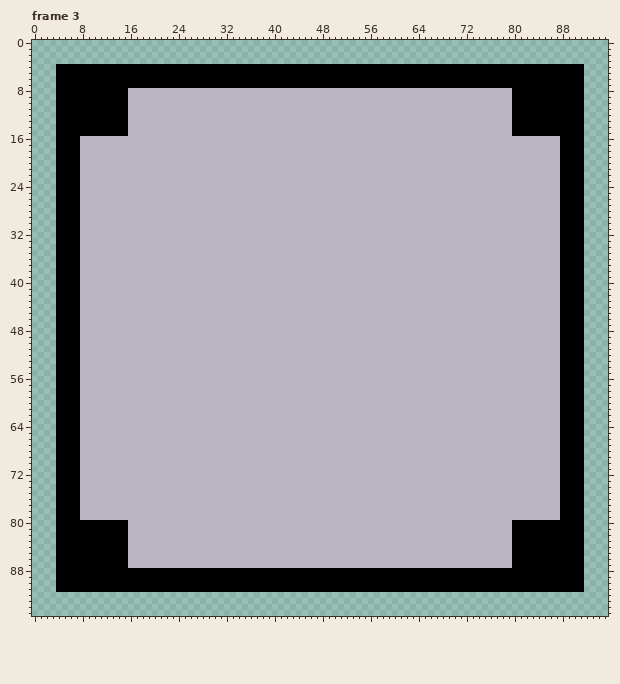
Edited in one commit: pixel-art file (Pixel Art/Telepath.aseprite). Above is the file before it was changed.
96x96 pixels, 10 frames. Shown: frame 3. The commit also changed other frames, which this record leaves out.
And afterwards:
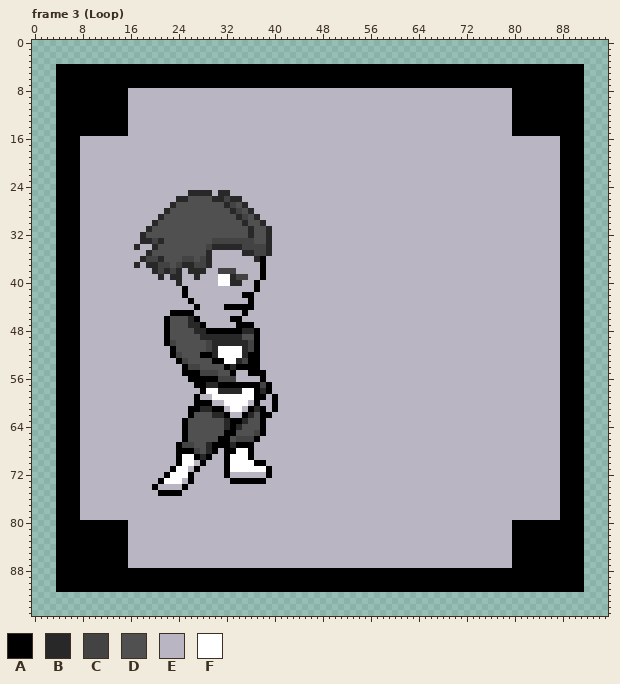
Palette (. is transparent): A #000000  B #282828  C #434343  D #505050  E #b9b5c3  F #ffffff
From old to new:
layer "Arm" now shown
layer "Head" added
Frame 3 (Loop), layers "Head", "Arm", "Telepath":
y 25: x 26..29 EEEE -> BBBB; x 31..32 EE -> BB
y 26: x 24..34 EEEEEEEEEEE -> BBDDDDBBCBB
y 27: x 23..35 EEEEEEEEEEEEE -> BDDDDDDDDBCDB
y 28: x 22..36 EEEEEEEEEEEEEEE -> BDDDDDDDDDDBCDB
y 29: x 21..37 EEEEEEEEEEEEEEEEE -> BDDDDDDDDDDDDBCDB
y 30: x 20..38 EEEEEEEEEEEEEEEEEEE -> BDDDDDDDDDDDDDDBDDB
y 31: x 19..39 EEEEEEEEEEEEEEEEEEEEE -> BDDDDDDDDDDDDDDDDBDDB
y 32: x 18..39 EEEEEEEEEEEEEEEEEEEEEE -> BDDDDDDDDDDDDDDDDDBDDB
y 33: x 18..39 EEEEEEEEEEEEEEEEEEEEEE -> BBCBDDDDDDDDCCCCCCCDDB
y 34: x 17 E -> B; x 20..39 EEEEEEEEEEEEEEEEEEEE -> BDDDDDDDDCBBBBBCCCCB
y 35: x 19..29 EEEEEEEEEEE -> BDDDDDDDDDB; x 35..39 EEEEE -> BBCCB
y 36: x 18..29 EEEEEEEEEEEE -> BCCBDDDCCDCB; x 37..38 EE -> BA
y 37: x 17 E -> B; x 19..29 EEEEEEEEEEE -> BBCCDCBBCCB; x 38 E -> A
y 38: x 20..24 EEEEE -> BCBCB; x 26..28 EEE -> BBB; x 31..33 EEE -> CCC; x 38 E -> A
y 39: x 21 E -> B; x 23..24 EE -> BB; x 27 E -> B; x 31..35 EEEEE -> FFBCC; x 38 E -> A
y 40: x 24 E -> B; x 31..34 EEEE -> FFBB; x 37 E -> A
y 41: x 25 E -> A; x 37 E -> A
y 42: x 25 E -> A; x 35..36 EE -> AA
y 43: x 26 E -> A; x 36 E -> A
y 44: x 27 E -> A; x 32..36 EEEEE -> AAAAA
y 45: x 23..26 EEEE -> AAAA; x 35 E -> A
y 46: x 22..27 EEEEEE -> ADDDBA; x 33..34 EE -> AA
y 47: x 22..28 EEEEEEE -> ADDDBBA; x 34..36 EEE -> AAA
y 48: x 22..37 EEEEEEEEEEEEEEEE -> ADDDDBBAAAAAABBA
y 49: x 22..37 EEEEEEEEEEEEEEEE -> ADDDDDBBBBBBBDDA
y 50: x 22..37 EEEEEEEEEEEEEEEE -> ACDDDDDCBBBBBBCA
y 51: x 23..37 EEEEEEEEEEEEEEE -> ADDDDDCBFFFFBCA
y 52: x 23..37 EEEEEEEEEEEEEEE -> ACDDDAABFFFFBAA
y 53: x 24..37 EEEEEEEEEEEEEE -> ACDDDDAAFFBCAA
y 54: x 25..37 EEEEEEEEEEEEE -> ACCDDDDABAAAA
y 55: x 25..33 EEEEEEEEE -> AAACCCDDA; x 36..38 EEE -> AAA
y 56: x 26..33 EEEEEEEE -> AAAAACCC; x 38 E -> A
y 57: x 27..39 EEEEEEEEEEEEE -> AABBAAAAAAACA
y 58: x 28..39 EEEEEEEEEEEE -> AFFBBBBFFABA
y 59: x 27 E -> A; x 30..38 EEEEEEEEE -> FFFFFFFAA; x 40 E -> A
y 60: x 27..29 EEE -> AAA; x 32..35 EEEE -> FFFF; x 37 E -> A; x 40 E -> A
y 61: x 26..31 EEEEEE -> AABBAA; x 33..34 EE -> FF; x 36..38 EEE -> ABA; x 40 E -> A
y 62: x 26..32 EEEEEEE -> ADDDBBA; x 35..39 EEEEE -> ABDAA
y 63: x 25..38 EEEEEEEEEEEEEE -> ADDDDDDBAABDDA
y 64: x 25..38 EEEEEEEEEEEEEE -> ADDDDDDBABDDDA
y 65: x 25..38 EEEEEEEEEEEEEE -> ADDDDDDAADDDCA
y 66: x 25..37 EEEEEEEEEEEEE -> ADDDDDAADCCCA
y 67: x 24..36 EEEEEEEEEEEEE -> ACCDDBAAABAAA
y 68: x 24..30 EEEEEEE -> AAACDBA; x 32..36 EEEEE -> AAFFA
y 69: x 24..29 EEEEEE -> AFFABA; x 32..36 EEEEE -> AFFFA
y 70: x 24..26 EEE -> AFF; x 28 E -> A; x 32..38 EEEEEEE -> AFFFFAA
y 71: x 23..25 EEE -> AFF; x 27 E -> A; x 32..39 EEEEEEEE -> AFFFFFFA
y 72: x 22..26 EEEEE -> AFFFA; x 32 E -> A; x 39 E -> A
y 73: x 21..24 EEEE -> AFFF; x 26 E -> A; x 33..38 EEEEEE -> AAAAAA
y 74: x 20 E -> A; x 25 E -> A
y 75: x 21..24 EEEE -> AAAA
